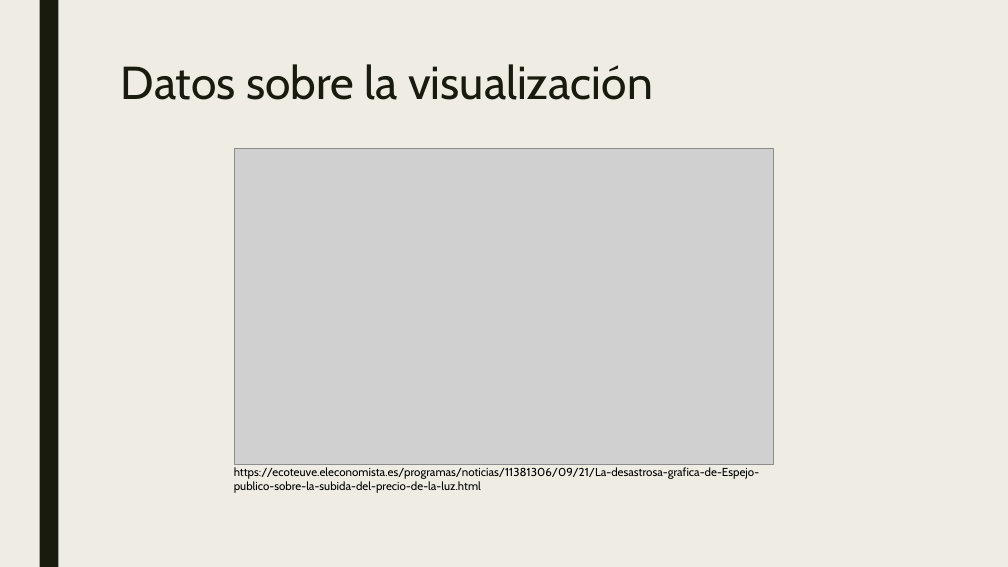
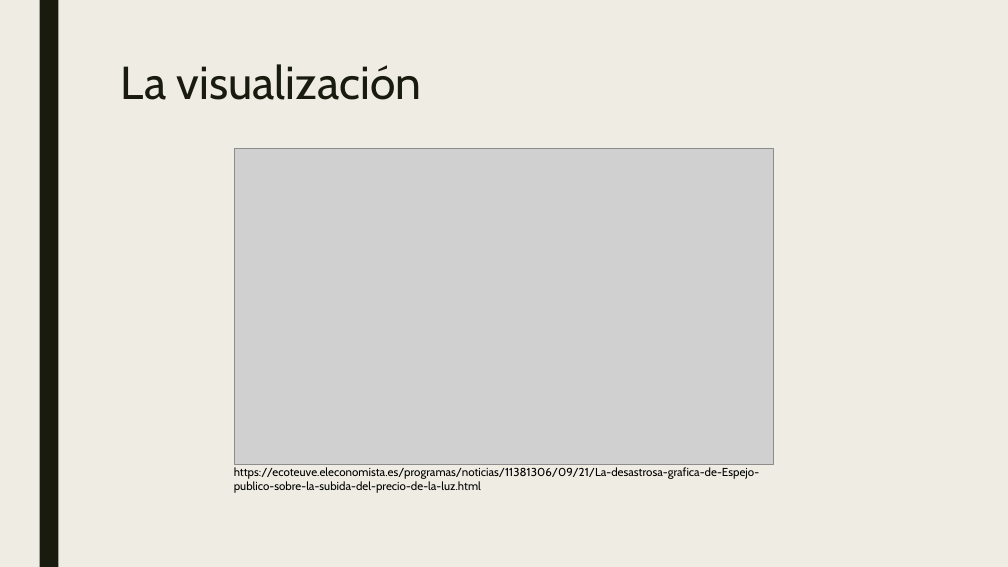
Before and after one commit to mariousm/Data-Science-Master, a slide deck: slide 2 of 2021-22/PrimerSemestre/Visualizacion/MalaPractica.pptx. Drawn at 1008x567 pixels with LibreOffice and Linux fonts; fonts in the diff are those of the drawing; grey boxes stand for pictures. Boxes give left, top, right and bottom in pixels: in the first picture for what was removed or moved away, otherwise in the second. Text is boxed around its words. In the diff, an @@ line names an element or a change of style, - is before the commit and + after.

```diff
--- a/2021-22/PrimerSemestre/Visualizacion/MalaPractica.pptx
+++ b/2021-22/PrimerSemestre/Visualizacion/MalaPractica.pptx
@@ title at <box>121,64,422,100</box>: text changed @@
-Datos sobre la visualización
+La visualización
```
Also in this commit, not shown: 1 other slide changed, 1 other file.
